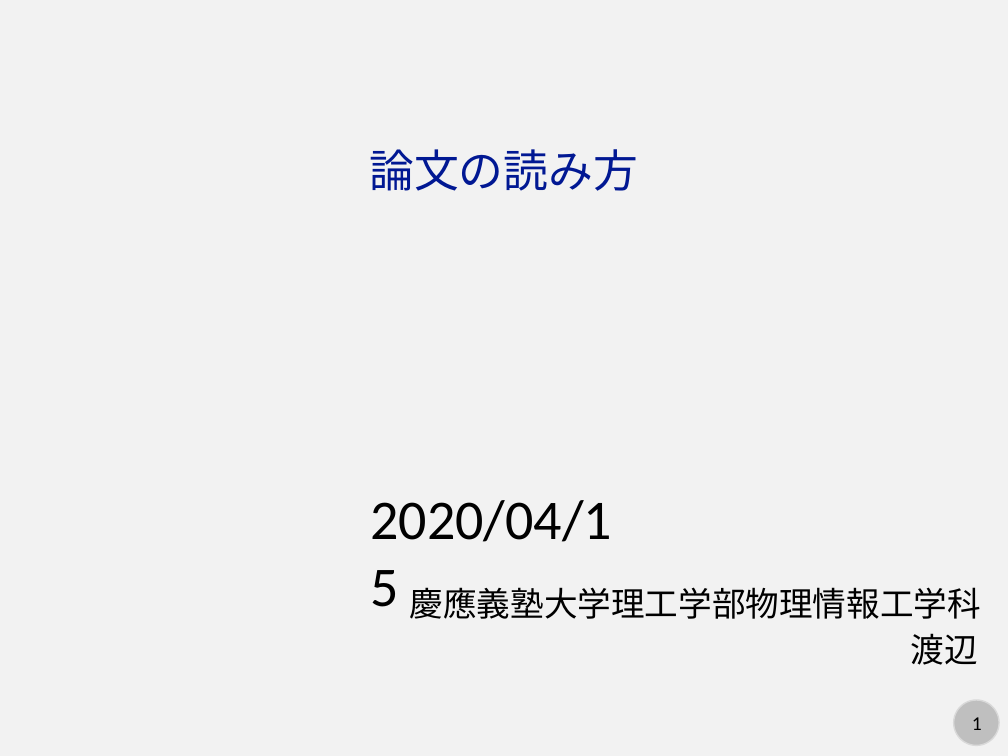
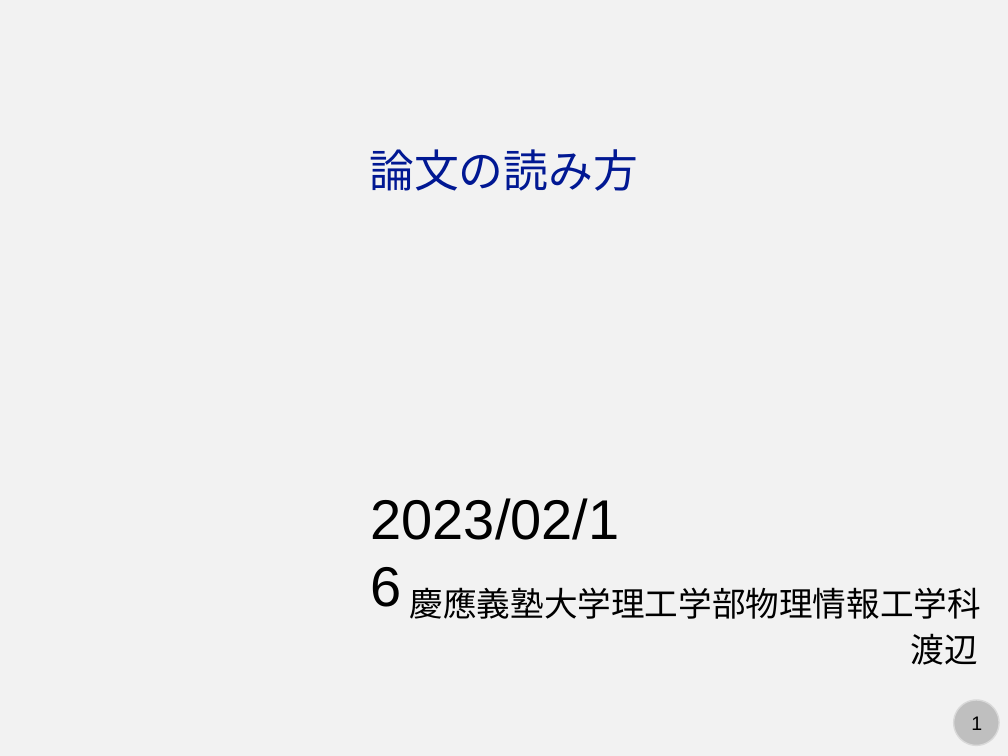
Before and after one commit to kaityo256/lab_startup, a slide deck: slide 1 of survey/fig/howtosurvey.pptx. Drawn at 1008x756 pixels with LibreOffice and Linux fonts; fonts in the diff are those of the drawing. Boxes give left, top, right and bottom in pixels: in the first picture for what was removed or moved away, otherwise in the second. Text is boxed around its words. In the diff, an @@ line names an element or a change of style, - is before the commit and + after.

Commit message:
updates format of slides

```diff
--- a/survey/fig/howtosurvey.pptx
+++ b/survey/fig/howtosurvey.pptx
@@ text at bbox=[371, 498, 620, 540]: text changed; font Calibri to Arial @@
-2020/04/15
+2023/02/16
@@ text "慶應義塾大学理工学部物理情報工学科" at bbox=[410, 587, 981, 619]: font Calibri to Arial @@
@@ page number at bbox=[971, 716, 982, 730]: font Calibri to Arial @@
```
Also in this commit, not shown: 16 other slides changed.
